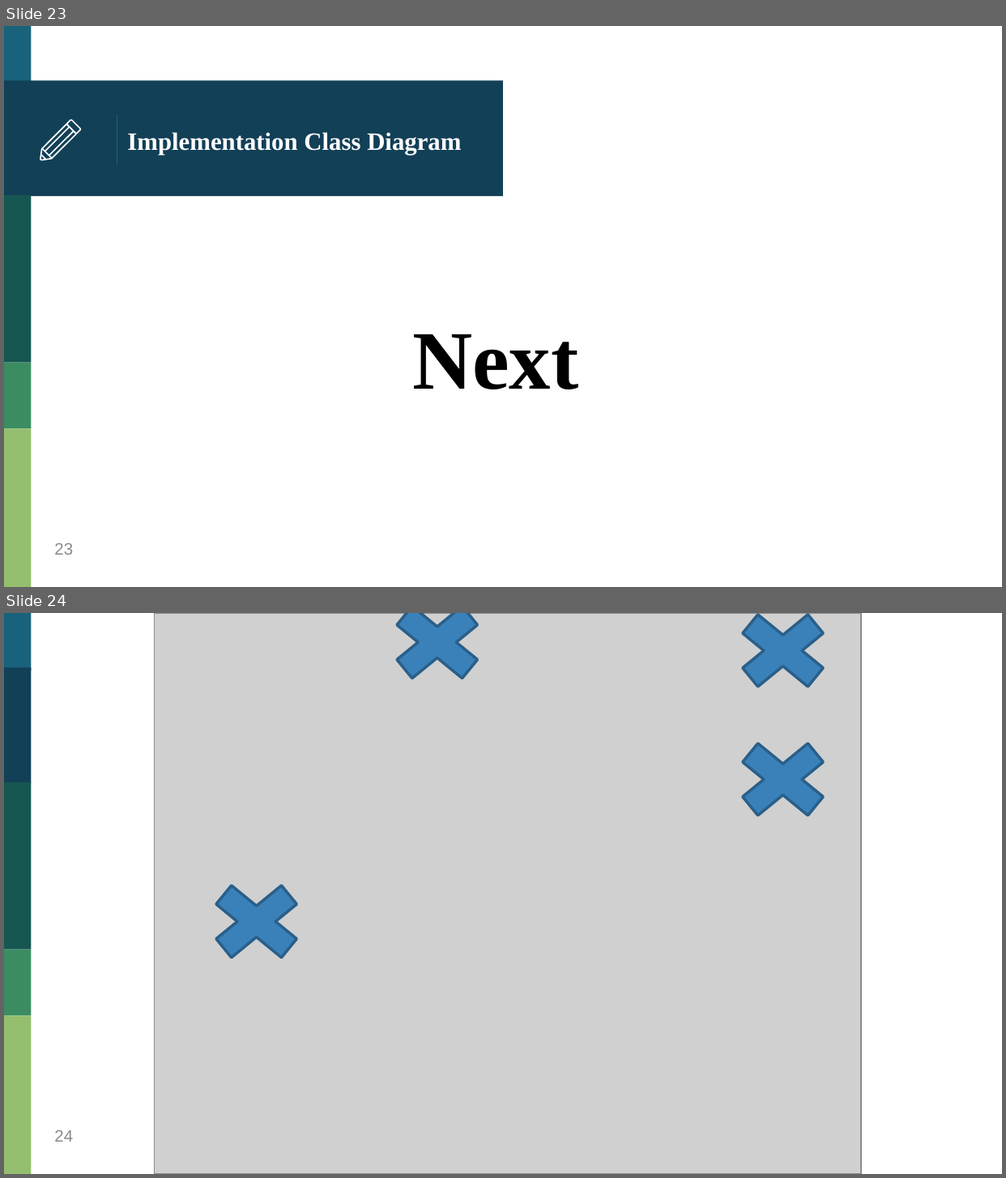
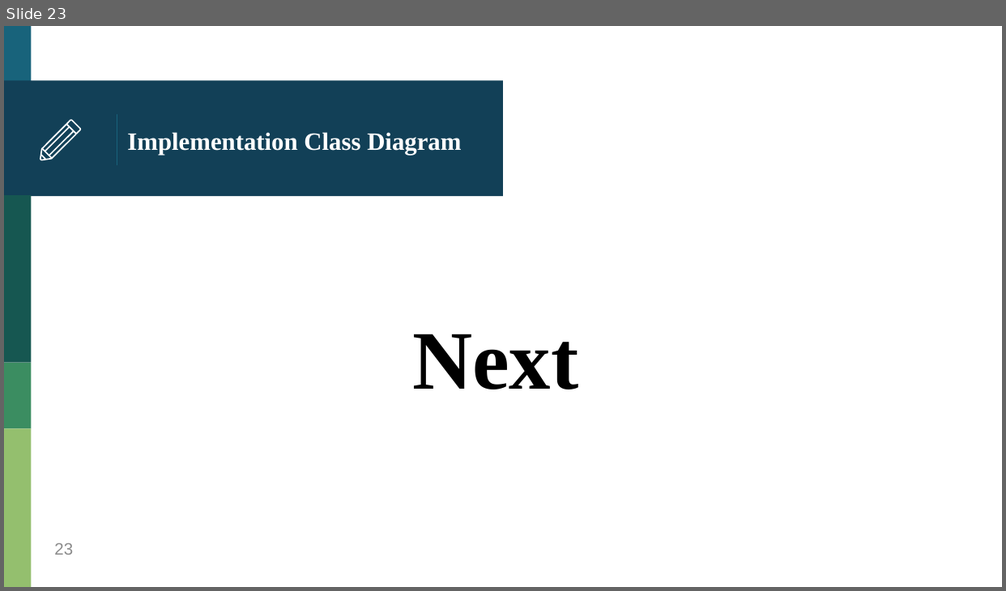
Before and after one commit to HankTwZhong/OOAD, a slide deck: OOAD_Midterm.pptx. Shown one above the other, each under a label of ours: slides 23 and 24 before the commit, slide 23 after it. The pictures are 1006x1178 and 1006x591 pixels, drawn with LibreOffice and Linux fonts; fonts in the diff are those of the drawing; grey boxes stand for pictures. Boxes give left, top, right and bottom in pixels: in the first picture for what was removed or moved away, otherwise in the second. Text is boxed around its words. In the diff, an @@ line names an element or a change of style, - is before the commit and + after.

```diff
--- a/OOAD_Midterm.pptx
+++ b/OOAD_Midterm.pptx
@@ slide 24 removed at box(4, 613, 1002, 1174), background #FFFFFF; not listed: 4 template elements that a slide beside it also shows @@
@@ picture removed at box(155, 613, 861, 1174) @@
@@ cross removed at box(374, 613, 500, 694) @@
@@ cross removed at box(719, 613, 846, 702) @@
@@ rectangle removed at box(4, 668, 31, 784) @@
@@ cross removed at box(719, 728, 846, 831) @@
@@ cross removed at box(194, 871, 319, 973) @@
@@ page number removed at box(54, 1131, 73, 1142) @@
-24
```
Also in this commit, not shown: 1 slide changed, 1 slide added, 5 other files.
